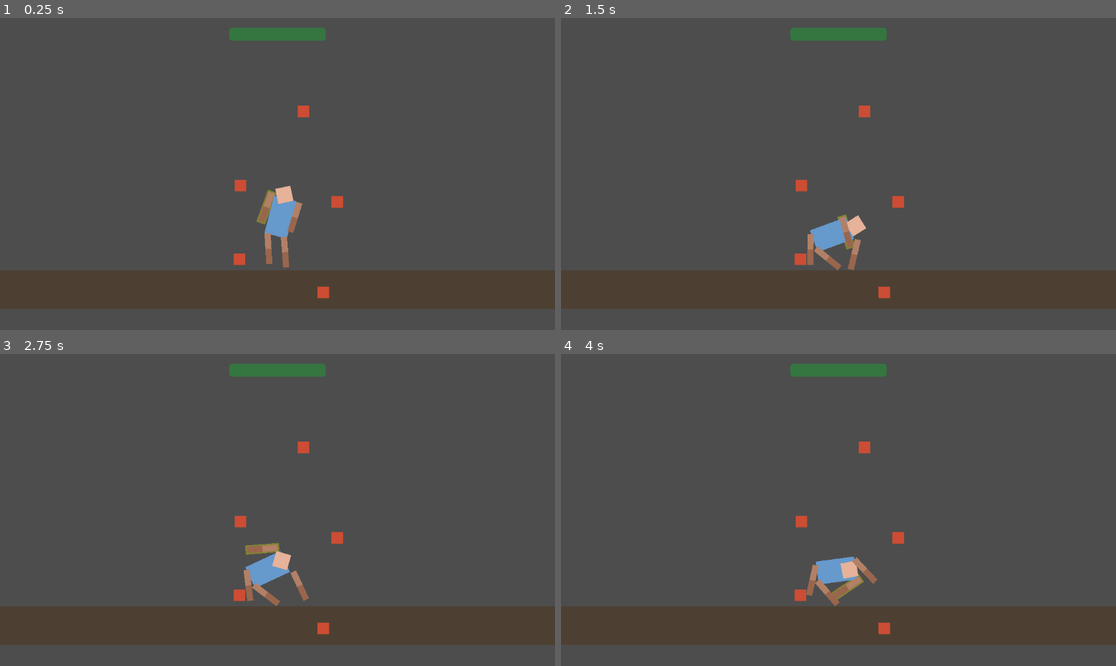
Above: before the commit, frames 1-4 (two rows, left to right).
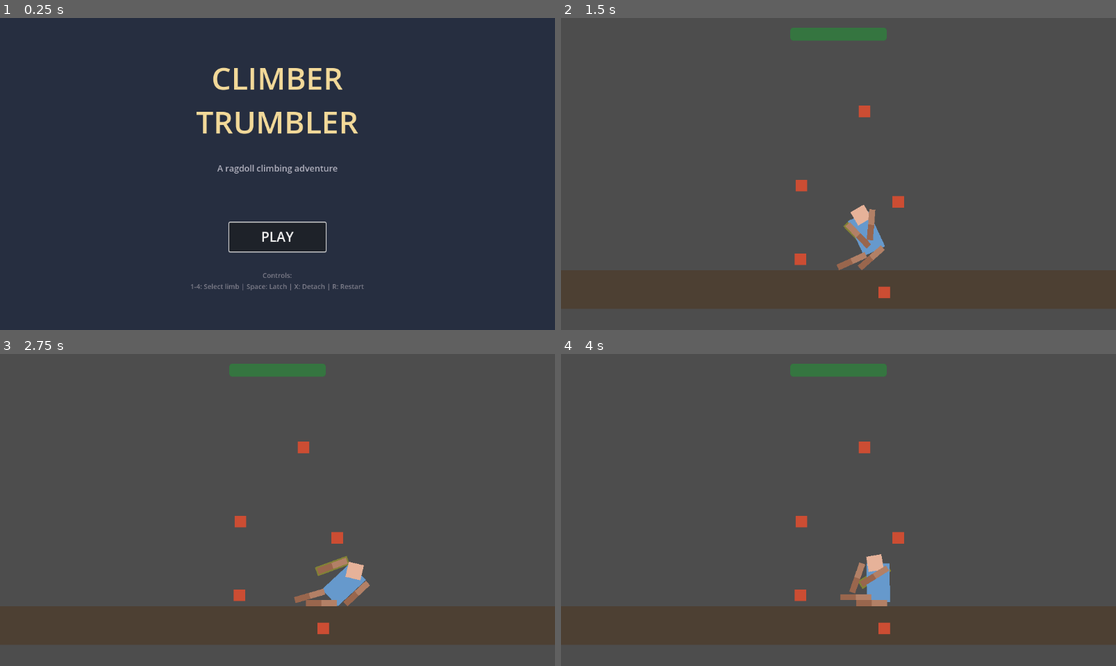
Above: after the commit, the same moments.

Repository: ZagorcicA/climber-trumbler
Game: Godot game, scene res://scenes/ui/StartScreen.tscn
Two runs of this game, one before a commit and one after it. Both use one fixed random seed, a clock stepped at 60 frames per second and the inputs below. Before the commit the project starts from res://scenes/environment/Level1.tscn.
Inputs (mouse positions are in pixels of both pictures, inside the frame that each line leads up to):
- Up to frame 1 (0.25 s): no input
- Up to frame 2 (1.5 s): click (838, 236) at 0.5 s, where only the run after the commit has a clickable "PLAY"; move the mouse to (960, 158) at 1.27 s; tap X (detach_limb) at 1.35 s
- Up to frame 3 (2.75 s): move the mouse to (166, 525) at 2.02 s; tap Space (latch_limb) at 2.1 s
- Up to frame 4 (4 s): move the mouse to (894, 441) at 2.77 s; tap 1 (select_limb_1) at 2.85 s; move the mouse to (810, 572) at 3.52 s; tap 2 (select_limb_2) at 3.6 s

The runs differ from the first frame. In frame 1, 100% of the frame differs, in the area x 0-100%, y 0-100%; in frame 2, 1.7%; in frame 3, 2.1%; in frame 4, 1.7%.

Commit message:
Start screen added

Diff:
--- a/project.godot
+++ b/project.godot
@@ -11,7 +11,7 @@
 [application]
 
 config/name="Climber  Trumbler"
-run/main_scene="res://scenes/environment/Level1.tscn"
+run/main_scene="res://scenes/ui/StartScreen.tscn"
 config/features=PackedStringArray("4.3", "GL Compatibility")
 config/icon="res://icon.svg"
 
--- /dev/null
+++ b/scenes/ui/StartScreen.tscn
@@ -0,0 +1,76 @@
+[gd_scene load_steps=2 format=3 uid="uid://start_screen"]
+
+[ext_resource type="Script" path="res://scripts/ui/start_screen.gd" id="1_script"]
+
+[node name="StartScreen" type="Control"]
+layout_mode = 3
+anchors_preset = 15
+anchor_right = 1.0
+anchor_bottom = 1.0
+grow_horizontal = 2
+grow_vertical = 2
+script = ExtResource("1_script")
+
+[node name="Background" type="ColorRect" parent="."]
+layout_mode = 1
+anchors_preset = 15
+anchor_right = 1.0
+anchor_bottom = 1.0
+grow_horizontal = 2
+grow_vertical = 2
+color = Color(0.15, 0.18, 0.25, 1)
+
+[node name="VBoxContainer" type="VBoxContainer" parent="."]
+layout_mode = 1
+anchors_preset = 8
+anchor_left = 0.5
+anchor_top = 0.5
+anchor_right = 0.5
+anchor_bottom = 0.5
+offset_left = -200.0
+offset_top = -150.0
+offset_right = 200.0
+offset_bottom = 150.0
+grow_horizontal = 2
+grow_vertical = 2
+theme_override_constants/separation = 40
+
+[node name="Title" type="Label" parent="VBoxContainer"]
+layout_mode = 2
+theme_override_colors/font_color = Color(0.95, 0.85, 0.6, 1)
+theme_override_font_sizes/font_size = 64
+text = "CLIMBER
+TRUMBLER"
+horizontal_alignment = 1
+vertical_alignment = 1
+
+[node name="Subtitle" type="Label" parent="VBoxContainer"]
+layout_mode = 2
+theme_override_colors/font_color = Color(0.7, 0.7, 0.75, 1)
+theme_override_font_sizes/font_size = 18
+text = "A ragdoll climbing adventure"
+horizontal_alignment = 1
+
+[node name="Spacer" type="Control" parent="VBoxContainer"]
+custom_minimum_size = Vector2(0, 20)
+layout_mode = 2
+
+[node name="PlayButton" type="Button" parent="VBoxContainer"]
+unique_name_in_owner = true
+custom_minimum_size = Vector2(200, 60)
+layout_mode = 2
+size_flags_horizontal = 4
+theme_override_colors/font_color = Color(0.1, 0.1, 0.15, 1)
+theme_override_colors/font_hover_color = Color(0.1, 0.1, 0.15, 1)
+theme_override_font_sizes/font_size = 28
+text = "PLAY"
+
+[node name="Controls" type="Label" parent="VBoxContainer"]
+layout_mode = 2
+theme_override_colors/font_color = Color(0.5, 0.5, 0.55, 1)
+theme_override_font_sizes/font_size = 14
+text = "Controls:
+1-4: Select limb | Space: Latch | X: Detach | R: Restart"
+horizontal_alignment = 1
+
+[connection signal="pressed" from="VBoxContainer/PlayButton" to="." method="_on_play_button_pressed"]
--- /dev/null
+++ b/scripts/ui/start_screen.gd
@@ -0,0 +1,19 @@
+extends Control
+
+# Start screen controller
+# Displays the main menu with title and play button
+
+@onready var play_button = %PlayButton
+
+# Path to the first level
+const LEVEL_1_PATH = "res://scenes/environment/Level1.tscn"
+
+# Initializes the start screen and sets up button focus.
+func _ready():
+	# Give the play button focus for keyboard/controller navigation
+	play_button.grab_focus()
+
+# Called when the Play button is pressed.
+# Loads the first level scene.
+func _on_play_button_pressed():
+	get_tree().change_scene_to_file(LEVEL_1_PATH)
Not shown, changed: icon.svg.import
Not shown, added: scripts/managers/stamina_manager.gd.uid
Not shown, added: scripts/ui/stamina_bar.gd.uid
Not shown, added: scripts/ui/start_screen.gd.uid
